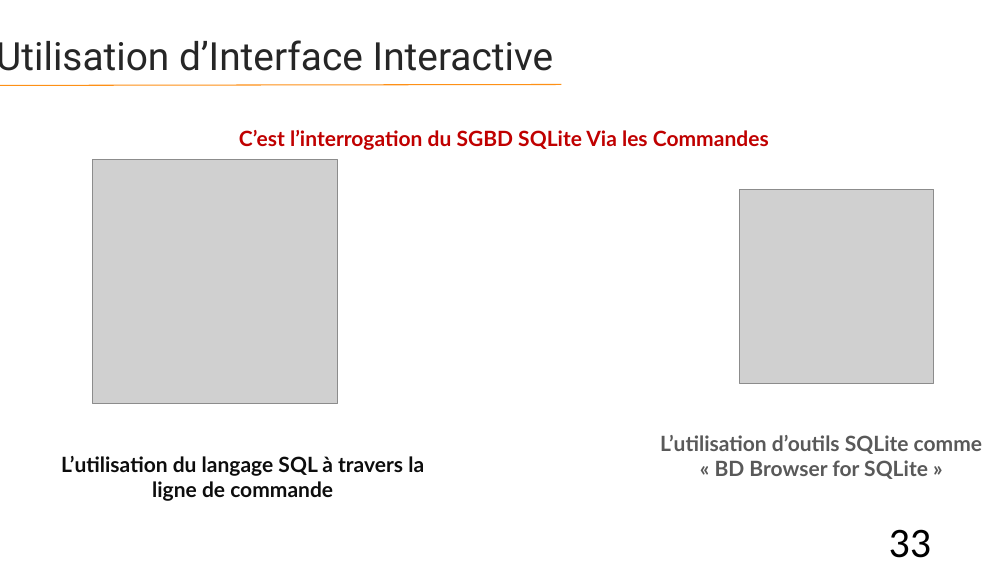
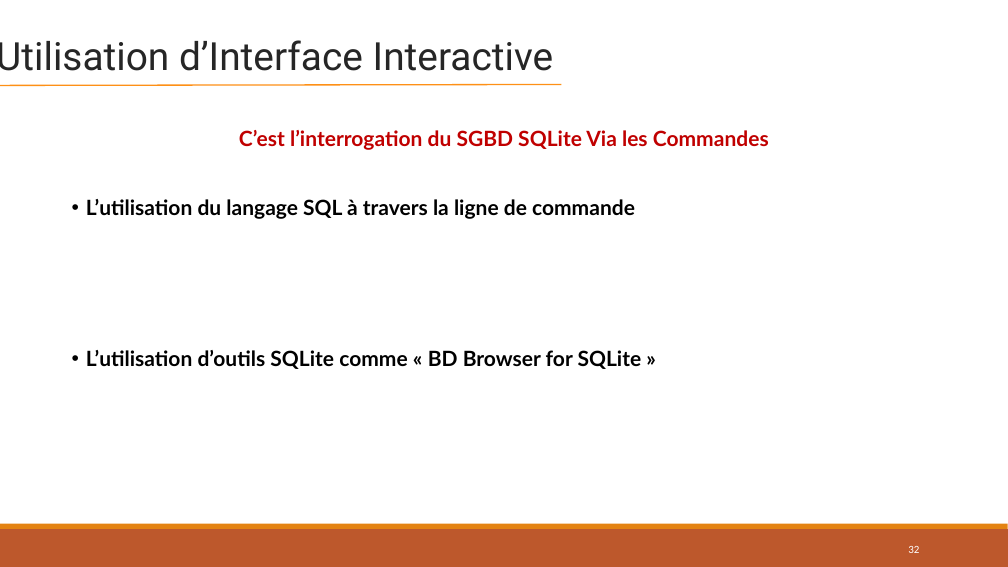
Before and after one commit to lahcenrahlaoui/Wingardium_Leviosaaaa, a slide deck: slide 32 of Presentation-projet-SQLite (1) - Copy.pptx (slide 33 before the commit). Drawn at 1008x567 pixels with LibreOffice and Linux fonts; fonts in the diff are those of the drawing; grey boxes stand for pictures. Boxes give left, top, right and bottom in pixels: in the first picture for what was removed or moved away, otherwise in the second. Text is boxed around its words. In the diff, an @@ line names an element or a change of style, - is before the commit and + after.

```diff
--- a/Presentation-projet-SQLite (1) - Copy.pptx
+++ b/Presentation-projet-SQLite (1) - Copy.pptx
@@ line (0, 85) - (562, 85): stroke #FE9016 1 pt to #FE9016 1.25 pt @@
@@ picture removed at box(93, 159, 338, 404) @@
@@ text "L’utilisation du langage SQL à ...": place and size @@
-text "L’utilisation du langage SQL à ..." at box(61, 456, 424, 501)
+text "L’utilisation du langage SQL à ..." at box(86, 199, 642, 369)
@@ text at box(86, 199, 635, 219): text colour #0D0D0D to #000000 in "L’utilisation du langage SQL à travers la ..."; alignment centre to left; bullet none to • @@
@@ picture removed at box(740, 189, 935, 383) @@
@@ text at box(86, 350, 642, 369): paragraph added @@
+• L’utilisation d’outils SQLite comme « BD Browser for SQLite »
@@ text removed at box(660, 435, 982, 479) @@
-L’utilisation d’outils SQLite comme « BD Browser for SQLite »
@@ rectangle added at box(0, 529, 1008, 567), fill #BD582C @@
@@ rectangle added at box(0, 524, 1008, 529), fill #E48312 @@
@@ page number at box(908, 546, 919, 553): text changed; size 40 to 10.5 pt; text colour #000000 to #FFFFFF @@
-33
+32
```
Also in this commit, not shown: 47 other slides changed, 5 slides added, 7 slides removed.
